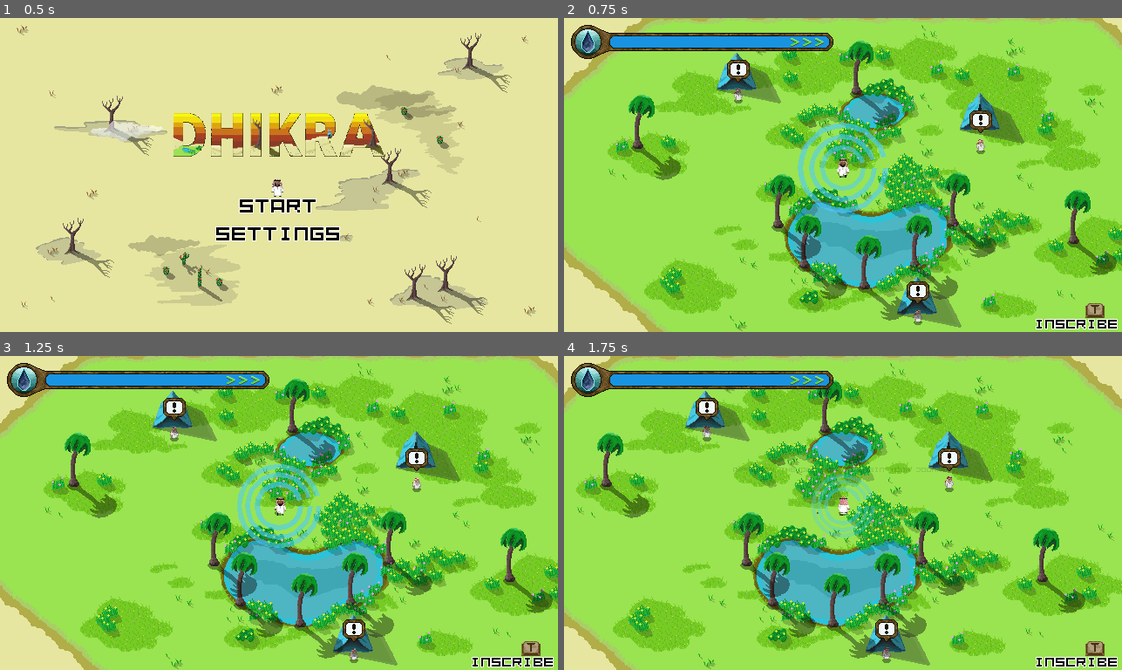
Above: before the commit, frames 1-4 (two rows, left to right).
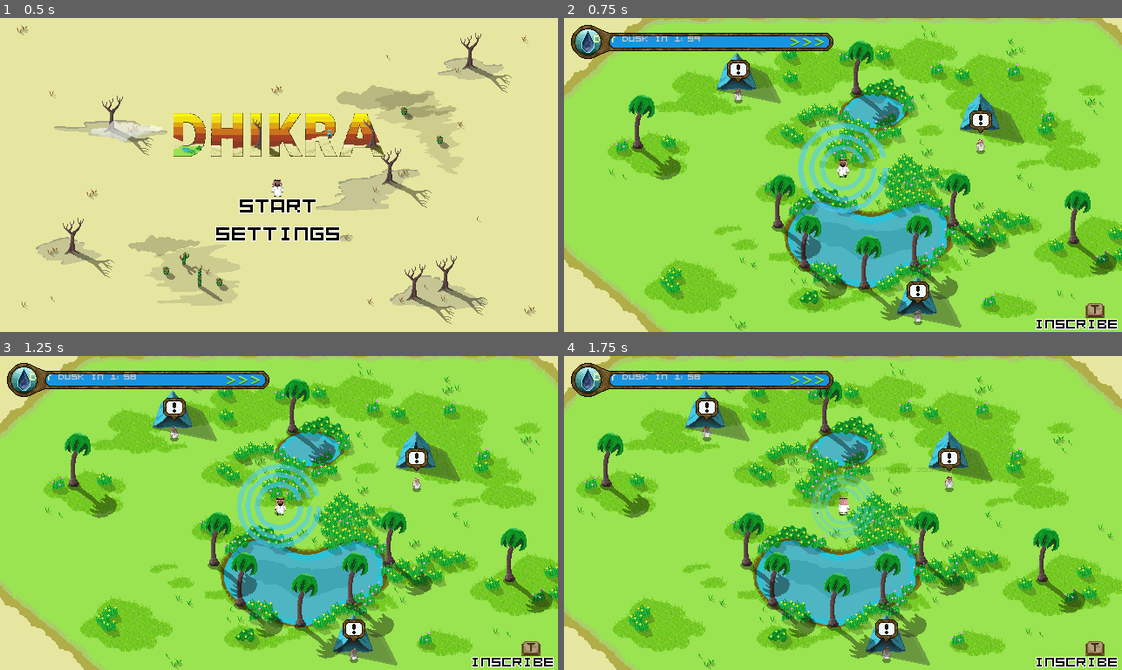
Above: after the commit, the same moments.

Repository: bilal-feroz/Dhikra
Game: Godot game, scene res://main.tscn
Two runs of this game, one before a commit and one after it. Both use one fixed random seed, a clock stepped at 60 frames per second and the inputs below.
Inputs:
- Up to frame 1 (0.5 s): no input
- Up to frame 2 (0.75 s): click "START" at 0.5 s
- Up to frame 3 (1.25 s): no input
- Up to frame 4 (1.75 s): tap Enter at 1.25 s; hold Right (ui_right) from 1.28 s (still down); tap E (player_dig) at 1.35 s

Frame 1 is identical in both runs. In frame 2, 0.1% of the frame differs, in the area x 5-25%, y 5-8%; in frame 3, 0.2%; in frame 4, 0.2%.

Commit message:
reDY
EDS

Diff:
--- a/game.gd
+++ b/game.gd
@@ -2,8 +2,14 @@
 
 @onready var ui: CanvasLayer = $UI
 @onready var settings: CanvasLayer = $Settings
+@onready var comment_setup: CanvasLayer = $CommentSetup
+@onready var day_night_modulate: CanvasModulate = $DayNightModulate
 
-@onready var comment_setup: CanvasLayer = $CommentSetup
+# Day/night colors
+const DAY_COLOR := Color(1.0, 1.0, 1.0, 1.0)
+const NIGHT_COLOR := Color(0.3, 0.3, 0.5, 1.0)
+const DAWN_COLOR := Color(0.9, 0.8, 0.7, 1.0)
+const DUSK_COLOR := Color(0.8, 0.6, 0.5, 1.0)
 
 # Called when the node enters the scene tree for the first time.
 func _ready() -> void:
@@ -18,6 +24,13 @@
 	settings.switch_menu.connect(_on_settings_leave)
 	comment_setup.switch_menu.connect(_on_comment_finished)
 
+	# Connect to TimeManager for day/night visuals
+	if TimeManager:
+		TimeManager.period_changed.connect(_on_period_changed)
+		# Initialize with current period
+		_on_period_changed(TimeManager.current_period)
+
+
 func _process(_delta: float) -> void:
 
 	if Input.is_action_just_pressed("escape_menu"):
@@ -31,11 +44,35 @@
 		if settings.visible:
 			settings.grab()
 
+
 func _on_settings_leave() -> void:
 	WorldManager.ui_active.emit(false)
 	settings.visible = false
 	#ui.visible = true
 
+
 func _on_comment_finished() -> void:
 	WorldManager.ui_active.emit(false)
 	comment_setup.visible = false
+
+
+func _on_period_changed(period: int) -> void:
+	if not day_night_modulate:
+		return
+
+	var target_color: Color
+	match period:
+		TimeManager.Period.NIGHT:
+			target_color = NIGHT_COLOR
+		TimeManager.Period.DAWN:
+			target_color = DAWN_COLOR
+		TimeManager.Period.DAY:
+			target_color = DAY_COLOR
+		TimeManager.Period.DUSK:
+			target_color = DUSK_COLOR
+		_:
+			target_color = DAY_COLOR
+
+	# Smoothly transition the screen tint
+	var tween := create_tween()
+	tween.tween_property(day_night_modulate, "color", target_color, 2.0)
--- a/game.tscn
+++ b/game.tscn
@@ -22,6 +22,7 @@
 [ext_resource type="PackedScene" uid="uid://bnls1g8atepgu" path="res://ui/word_button.tscn" id="18_dnsfe"]
 [ext_resource type="Texture2D" uid="uid://bu2b4b604iw82" path="res://ui/comment_template_button.png" id="20_iusmf"]
 [ext_resource type="Texture2D" uid="uid://bn007cyc112n2" path="res://ui/comment_full_select.png" id="21_uu4fx"]
+[ext_resource type="PackedScene" uid="uid://c8time_display" path="res://ui/time_display/time_display.tscn" id="22_time"]
 
 [sub_resource type="Gradient" id="Gradient_ldnr1"]
 interpolation_mode = 2
@@ -178,6 +179,16 @@
 [node name="UI" type="CanvasLayer" parent="."]
 layer = 2
 
+[node name="TimeDisplayContainer" type="MarginContainer" parent="UI"]
+anchors_preset = 0
+offset_right = 200.0
+offset_bottom = 40.0
+theme_override_constants/margin_left = 8
+theme_override_constants/margin_top = 8
+
+[node name="TimeDisplay" parent="UI/TimeDisplayContainer" instance=ExtResource("22_time")]
+layout_mode = 2
+
 [node name="FlaskBar" type="MarginContainer" parent="UI"]
 offset_right = 40.0
 offset_bottom = 40.0
@@ -288,6 +299,9 @@
 script = ExtResource("5_old_man")
 
 [node name="Settings" parent="." instance=ExtResource("12_sb374")]
+
+[node name="DayNightModulate" type="CanvasModulate" parent="."]
+color = Color(1, 1, 1, 1)
 
 [node name="World" parent="." instance=ExtResource("1_w7p1e")]
 metadata/_edit_lock_ = true
--- a/ui/time_display/time_display.gd
+++ b/ui/time_display/time_display.gd
@@ -2,7 +2,7 @@
 extends Control
 class_name TimeDisplay
 
-## Displays current time period and optional time-of-day indicator
+## Displays current time period and countdown to next period
 
 @export var sun_texture: Texture2D
 @export var moon_texture: Texture2D
@@ -13,6 +13,7 @@
 
 @onready var time_icon: TextureRect = $HBoxContainer/TimeIcon
 @onready var period_label: Label = $HBoxContainer/PeriodLabel
+@onready var countdown_label: Label = $HBoxContainer/CountdownLabel
 
 var current_period: int = -1
 
@@ -21,6 +22,7 @@
 	# Connect to TimeManager signals
 	if TimeManager:
 		TimeManager.period_changed.connect(_on_period_changed)
+		TimeManager.time_tick.connect(_on_time_tick)
 		# Initialize with current period
 		_on_period_changed(TimeManager.current_period)
 	else:
@@ -56,3 +58,66 @@
 				time_icon.texture = sun_texture
 			period_label.text = "DUSK"
 			period_label.modulate = dusk_color
+
+
+func _on_time_tick(_time_of_day: float) -> void:
+	# Update countdown to next period
+	if countdown_label and TimeManager:
+		var countdown := _get_time_until_next_period()
+		var next_period := _get_next_period_name()
+		countdown_label.text = "%s in %s" % [next_period, countdown]
+
+
+func _get_time_until_next_period() -> String:
+	if not TimeManager:
+		return "??:??"
+
+	var time := TimeManager.time_of_day
+	var next_boundary: float
+
+	# Find the next period boundary
+	match TimeManager.current_period:
+		TimeManager.Period.NIGHT:
+			if time < 0.20:
+				next_boundary = 0.20  # Dawn starts
+			else:
+				next_boundary = 1.0  # Wrap to midnight, then dawn at 0.20
+		TimeManager.Period.DAWN:
+			next_boundary = 0.30  # Day starts
+		TimeManager.Period.DAY:
+			next_boundary = 0.70  # Dusk starts
+		TimeManager.Period.DUSK:
+			next_boundary = 0.80  # Night starts
+		_:
+			next_boundary = 1.0
+
+	# Calculate time remaining
+	var time_remaining: float
+	if TimeManager.current_period == TimeManager.Period.NIGHT and time >= 0.80:
+		# Night wraps around midnight
+		time_remaining = (1.0 - time) + 0.20
+	else:
+		time_remaining = next_boundary - time
+
+	# Convert to real seconds
+	var seconds_remaining := time_remaining * TimeManager.day_length_seconds
+	var minutes := int(seconds_remaining / 60)
+	var seconds := int(seconds_remaining) % 60
+
+	return "%d:%02d" % [minutes, seconds]
+
+
+func _get_next_period_name() -> String:
+	if not TimeManager:
+		return "?"
+
+	match TimeManager.current_period:
+		TimeManager.Period.NIGHT:
+			return "Dawn"
+		TimeManager.Period.DAWN:
+			return "Day"
+		TimeManager.Period.DAY:
+			return "Dusk"
+		TimeManager.Period.DUSK:
+			return "Night"
+	return "?"
--- a/ui/time_display/time_display.tscn
+++ b/ui/time_display/time_display.tscn
@@ -1,11 +1,12 @@
-[gd_scene load_steps=2 format=3 uid="uid://c8time_display"]
+[gd_scene load_steps=3 format=3 uid="uid://c8time_display"]
 
 [ext_resource type="Script" path="res://ui/time_display/time_display.gd" id="1"]
+[ext_resource type="FontFile" uid="uid://cvjjixrtqbbwt" path="res://Kenney Mini Square Mono.ttf" id="2_font"]
 
 [node name="TimeDisplay" type="Control"]
-custom_minimum_size = Vector2(100, 28)
+custom_minimum_size = Vector2(150, 28)
 anchors_preset = 0
-offset_right = 100.0
+offset_right = 150.0
 offset_bottom = 28.0
 script = ExtResource("1")
 
@@ -28,6 +29,18 @@
 [node name="PeriodLabel" type="Label" parent="HBoxContainer"]
 layout_mode = 2
 size_flags_vertical = 1
+theme_override_fonts/font = ExtResource("2_font")
+theme_override_font_sizes/font_size = 12
 text = "DAY"
 horizontal_alignment = 1
 vertical_alignment = 1
+
+[node name="CountdownLabel" type="Label" parent="HBoxContainer"]
+layout_mode = 2
+size_flags_vertical = 1
+theme_override_fonts/font = ExtResource("2_font")
+theme_override_font_sizes/font_size = 10
+theme_override_colors/font_color = Color(0.8, 0.8, 0.8, 1)
+text = "Night in 2:30"
+horizontal_alignment = 1
+vertical_alignment = 1
